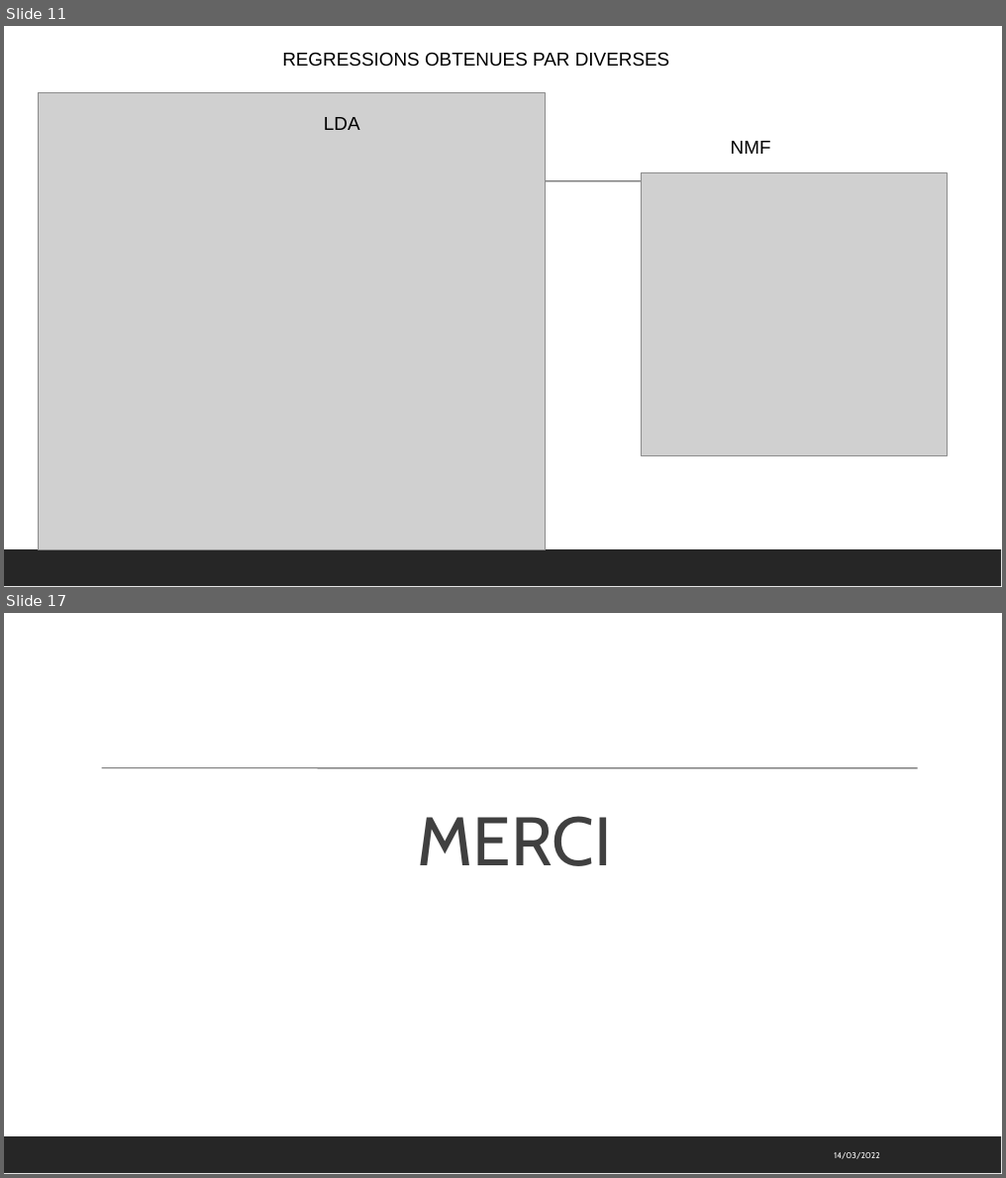
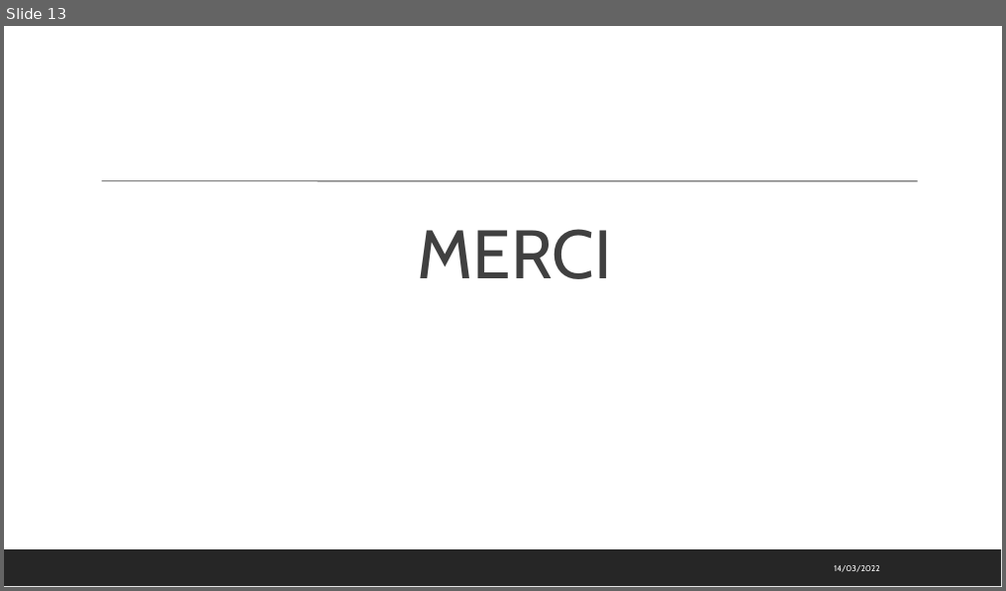
Before and after one commit to toureadama/Projet7Git, a slide deck: P7_support.pptx. Shown one above the other, each under a label of ours: slides 11 and 17 before the commit, slide 13 after it; the slides between them are not shown. The pictures are 1006x1178 and 1006x591 pixels, drawn with LibreOffice and Linux fonts; fonts in the diff are those of the drawing; grey boxes stand for pictures. Boxes give left, top, right and bottom in pixels: in the first picture for what was removed or moved away, otherwise in the second. Text is boxed around its words. In the diff, an @@ line names an element or a change of style, - is before the commit and + after.

```diff
--- a/P7_support.pptx
+++ b/P7_support.pptx
@@ slide 11 removed at (4,26,1002,587), background #FFFFFF; not listed: 2 template elements that a slide beside it also shows @@
@@ text removed at (282,52,670,67) @@
-REGRESSIONS OBTENUES PAR DIVERSES
@@ picture removed at (38,92,546,550) @@
@@ text removed at (324,117,360,130) @@
-LDA
@@ text removed at (731,141,771,154) @@
-NMF
@@ picture removed at (641,174,946,457) @@
@@ what was slide 17 is now slide 13 @@
```
Also in this commit, not shown: 3 slides changed, 1 slide added, 4 other slides removed.
